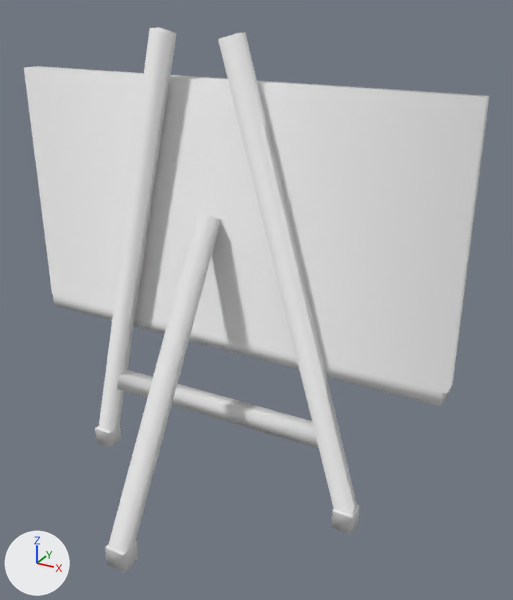
One commit to the Blender file working/subahu/Blackboard/Blackboard.blend: the scene before it, then after it.
Rendered twice from a 50 mm camera at (4.55, -7.42, 6.58) aimed at (0.77, -0.55, 3.15). Every picture has the same lights, and +X, +Y and +Z are marked at lower left.

Script lines for the objects in view, before the commit:
```python
me_cube = bpy.data.meshes.new('Cube')
me_cube.from_pydata(...)  # 64 vertices, 42 faces; spans x -3.05..3.05, y -2.36..0.34, z -3.74..2.22
me_cube.polygons.foreach_set('use_smooth', [True] * 42)
me_cube.materials.append(mat_material)  # white #e7e7e7
me_cube.materials.append(mat_material_007)  # white #e7e7e7
me_cube.materials.append(mat_material_008)  # white #e7e7e7
me_cube.materials.append(mat_material_006)  # white #e7e7e7
me_cube.materials.append(mat_material_003)  # white #e7e7e7
me_cube.materials.append(mat_material_004)  # white #e7e7e7
me_cube.materials.append(mat_material_001)  # white #e7e7e7
me_cube.materials.append(mat_material_002)  # white #e7e7e7
me_cube.materials.append(mat_material_005)  # white #e7e7e7
me_cube_002 = bpy.data.meshes.new('Cube.002')
me_cube_002.from_pydata(...)  # 24 vertices, 15 faces; spans x -2.2..2.1, y -2.36..-0.11, z -3.95..-3.65
me_cube_002.polygons.foreach_set('use_smooth', [True] * 15)
# faces by material slot: [5, 5, 5]
me_cube_002.materials.append(mat_material_007)  # white #e7e7e7
me_cube_002.materials.append(mat_material_008)  # white #e7e7e7
me_cube_002.materials.append(mat_material_006)  # white #e7e7e7
ob_blackboardframe = bpy.data.objects.new('BlackboardFrame', me_cube)
ob_blackboardframe.location = (0.0, 0.0, 3.94)
ob_blackboardrubberbase = bpy.data.objects.new('BlackboardRubberBase', me_cube_002)
ob_blackboardrubberbase.parent = ob_blackboardframe
ob_blackboardrubberbase.matrix_parent_inverse = Matrix(((1.0, 0.0, 0.0, 0.0), (0.0, 1.0, 0.0, 0.0), (0.0, 0.0, 1.0, -3.937), (0.0, 0.0, 0.0, 1.0)))
ob_blackboardrubberbase.location = (0.0, 0.0, 3.937)
```
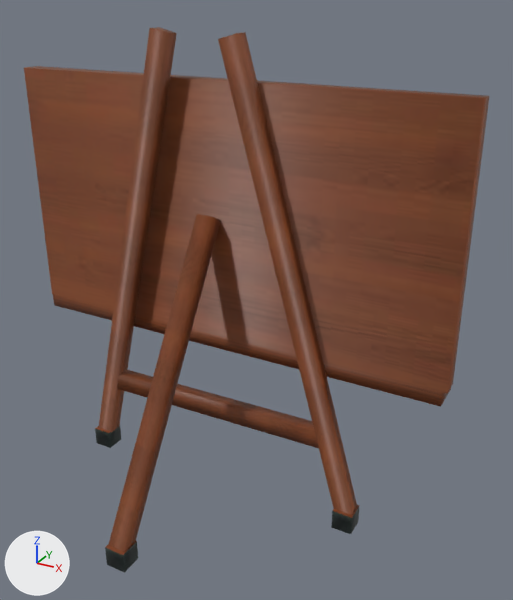
Patch to the scene script:
```diff
--- a/working/subahu/Blackboard/Blackboard.blend.py
+++ b/working/subahu/Blackboard/Blackboard.blend.py
@@ img_rubber_jpeg @@
+img_rubber_jpeg = load_image('rubber.jpeg', '_unpacked/rubber.jpeg', 205, 246, 'sRGB')
@@ img_brownwood_jpeg @@
+img_brownwood_jpeg = load_image('brownwood.jpeg', '_unpacked/brownwood.jpeg', 275, 183, 'sRGB')
@@ mat_rubber_jpeg @@
+mat_rubber_jpeg = principled_material('rubber.jpeg')
+mat_rubber_jpeg.texture = img_rubber_jpeg
@@ mat_brownwood_jpeg @@
+mat_brownwood_jpeg = principled_material('brownwood.jpeg')
+mat_brownwood_jpeg.texture = img_brownwood_jpeg
@@ me_cube @@
 me_cube.from_pydata(...)  # 64 vertices, 42 faces; spans x -3.05..3.05, y -2.36..0.34, z -3.74..2.22
 # used by ob_blackboardframe; location = (0.0, 0.0, 3.94)
-me_cube.materials.append(mat_material_006)  # white #e7e7e7
+# me_cube part 1: all 9 faces that had it switch from mat_material (white #e7e7e7) to mat_brownwood_jpeg (picture img_brownwood_jpeg)
+# me_cube part 2: all 1 face that had it switch from mat_material_007 (white #e7e7e7) to mat_brownwood_jpeg (picture img_brownwood_jpeg)
+# me_cube part 3: all 1 face that had it switch from mat_material_008 (white #e7e7e7) to mat_brownwood_jpeg (picture img_brownwood_jpeg)
+# me_cube part 4: all 6 faces that had it switch from mat_material_003 (white #e7e7e7) to mat_brownwood_jpeg (picture img_brownwood_jpeg)
+# me_cube part 5: all 6 faces that had it switch from mat_material_004 (white #e7e7e7) to mat_brownwood_jpeg (picture img_brownwood_jpeg)
+# me_cube part 6: all 6 faces that had it switch from mat_material_001 (white #e7e7e7) to mat_brownwood_jpeg (picture img_brownwood_jpeg)
+# me_cube part 7: all 6 faces that had it switch from mat_material_002 (white #e7e7e7) to mat_brownwood_jpeg (picture img_brownwood_jpeg)
+# me_cube part 8: all 6 faces that had it switch from mat_material_005 (white #e7e7e7) to mat_brownwood_jpeg (picture img_brownwood_jpeg)
@@ me_cube_002 @@
 me_cube_002.from_pydata(...)  # 24 vertices, 15 faces; spans x -2.2..2.1, y -2.36..-0.11, z -3.95..-3.65
 # used by ob_blackboardrubberbase; parent = ob_blackboardframe; location = (0.0, 0.0, 3.937)
+# me_cube_002 part 9: all 5 faces that had it switch from mat_material_007 (white #e7e7e7) to mat_rubber_jpeg (picture img_rubber_jpeg)
+# me_cube_002 part 10: all 5 faces that had it switch from mat_material_008 (white #e7e7e7) to mat_rubber_jpeg (picture img_rubber_jpeg)
+# me_cube_002 part 11: all 5 faces that had it switch from mat_material_006 (white #e7e7e7) to mat_rubber_jpeg (picture img_rubber_jpeg)
```

Boxes (x1, y1, x2, y2) around the edits, measured in the pictures (513 x 600 px):
part 1 of me_cube, recoloured (white to brown): (24, 66, 489, 393) in both
part 2 of me_cube, recoloured: (105, 541, 136, 555) in both
part 3 of me_cube, recoloured: (333, 505, 360, 518) in both
part 4 of me_cube, recoloured (white to brown): (117, 370, 319, 448) in both
part 5 of me_cube, recoloured (white to brown): (108, 214, 221, 552) in both
part 6 of me_cube, recoloured (white to brown): (218, 32, 357, 514) in both
part 7 of me_cube, recoloured (white to brown): (99, 27, 177, 433) in both
part 8 of me_cube, recoloured (grey to brown): (53, 293, 451, 407) in both
part 9 of me_cube_002, recoloured (grey to black): (105, 541, 138, 573) in both
part 10 of me_cube_002, recoloured (grey to black): (331, 507, 359, 534) in both
part 11 of me_cube_002, recoloured (grey to black): (95, 425, 121, 448) in both
